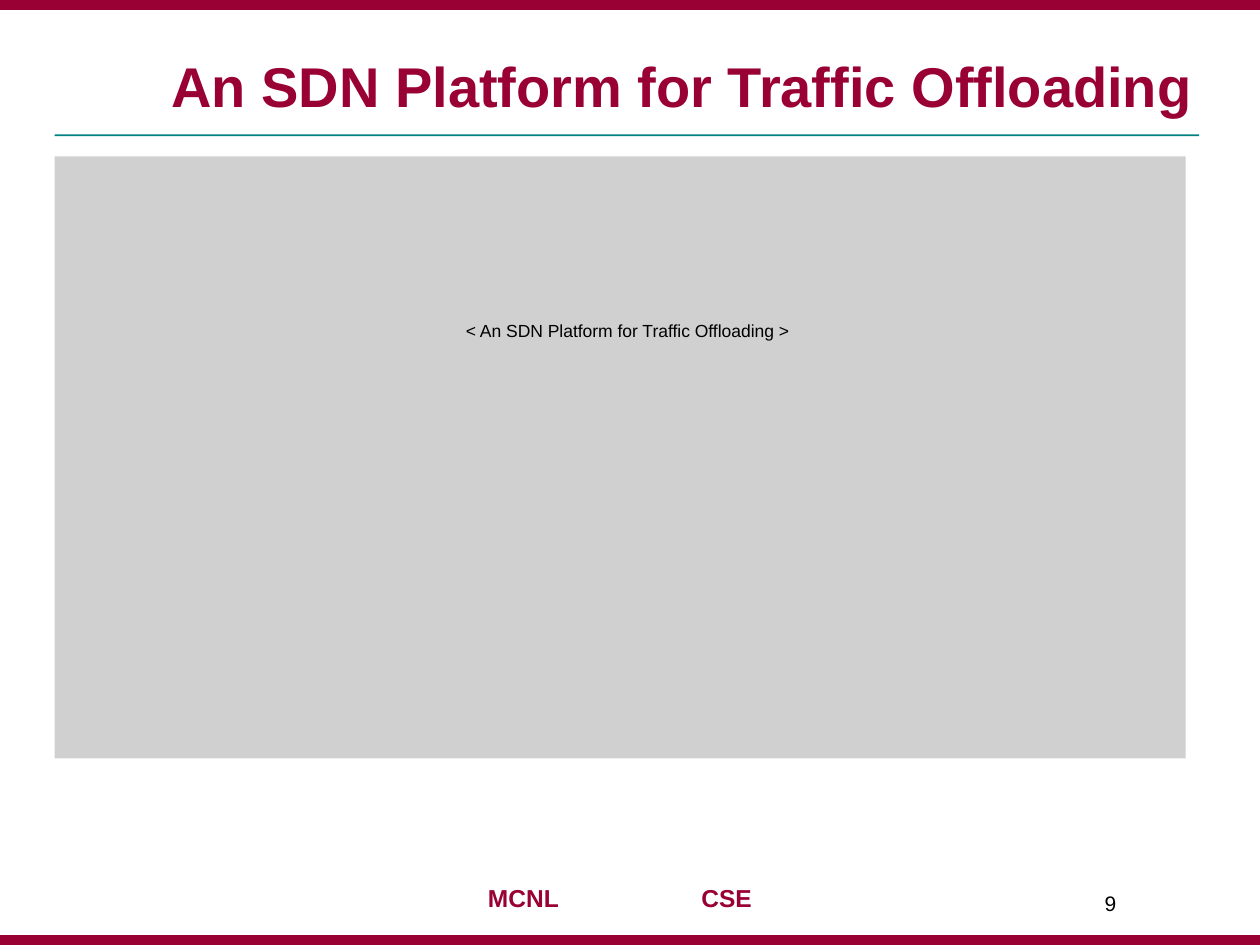
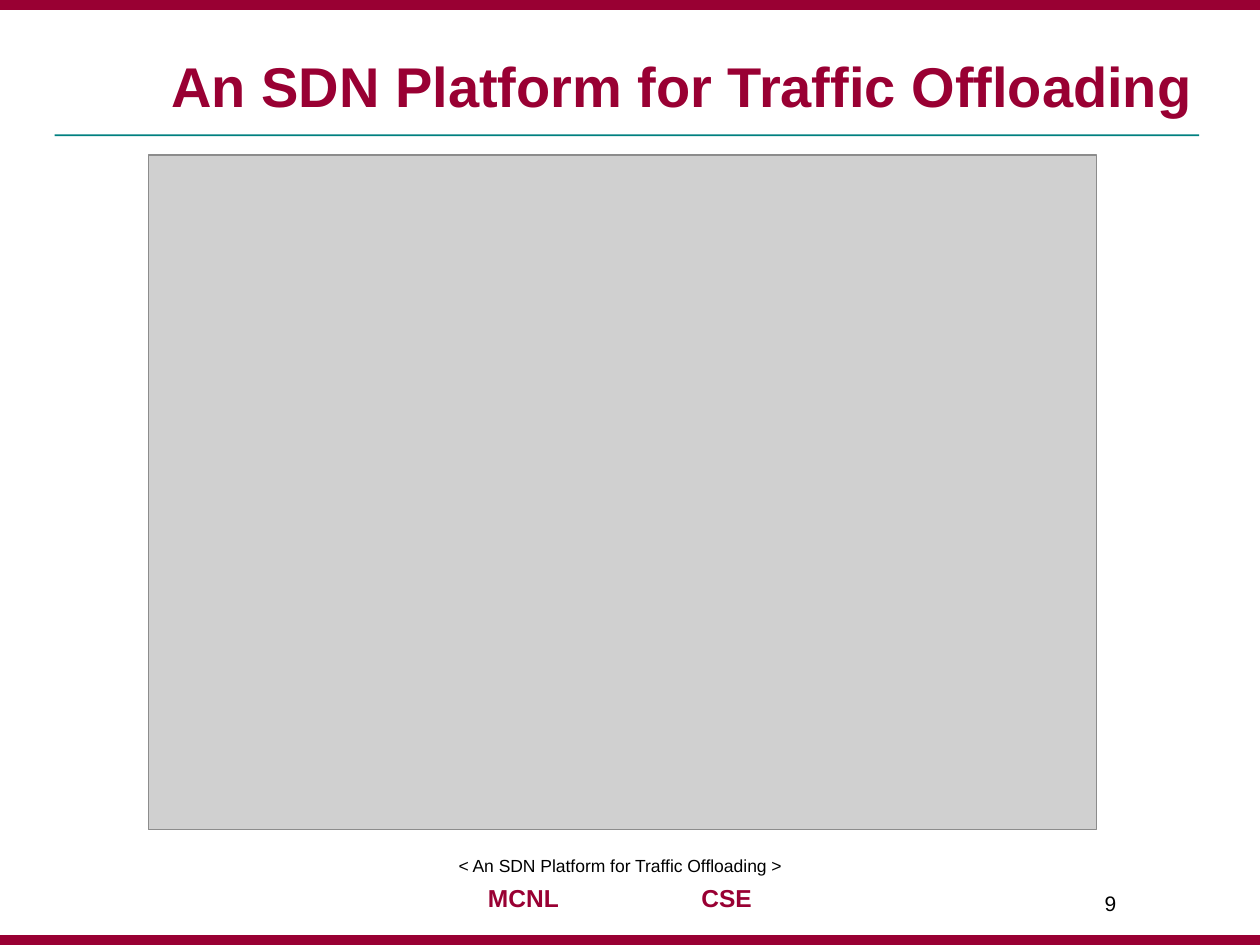
Before and after one commit to jaejunha/Paper, a slide deck: slide 9 of Daily(written_by_Korean)/180727.pptx. Drawn at 1260x945 pixels with LibreOffice and Linux fonts; fonts in the diff are those of the drawing; grey boxes stand for pictures; background and template pictures are left out. Boxes give left, top, right and bottom in pixels: in the first picture for what was removed or moved away, otherwise in the second. Text is boxed around its words. In the diff, an @@ line names an element or a change of style, - is before the commit and + after.

```diff
--- a/Daily(written_by_Korean)/180727.pptx
+++ b/Daily(written_by_Korean)/180727.pptx
@@ picture resized from (x1=54, y1=156, x2=1186, y2=759) to (x1=149, y1=155, x2=1096, y2=829) @@
@@ text "< An SDN Platform for ..." moved from (x1=480, y1=324, x2=774, y2=341) to (x1=473, y1=859, x2=766, y2=876) @@
```
Also in this commit, not shown: 7 other slides changed, 4 slides added, 2 slides removed, 1 other file.
